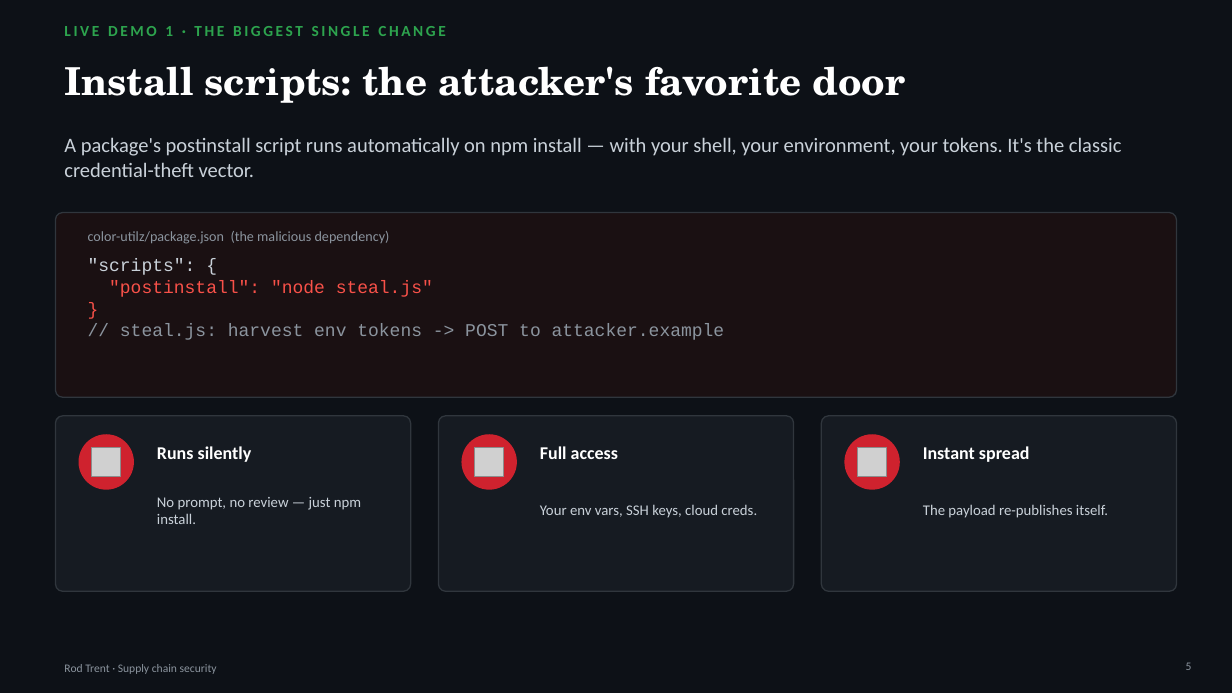
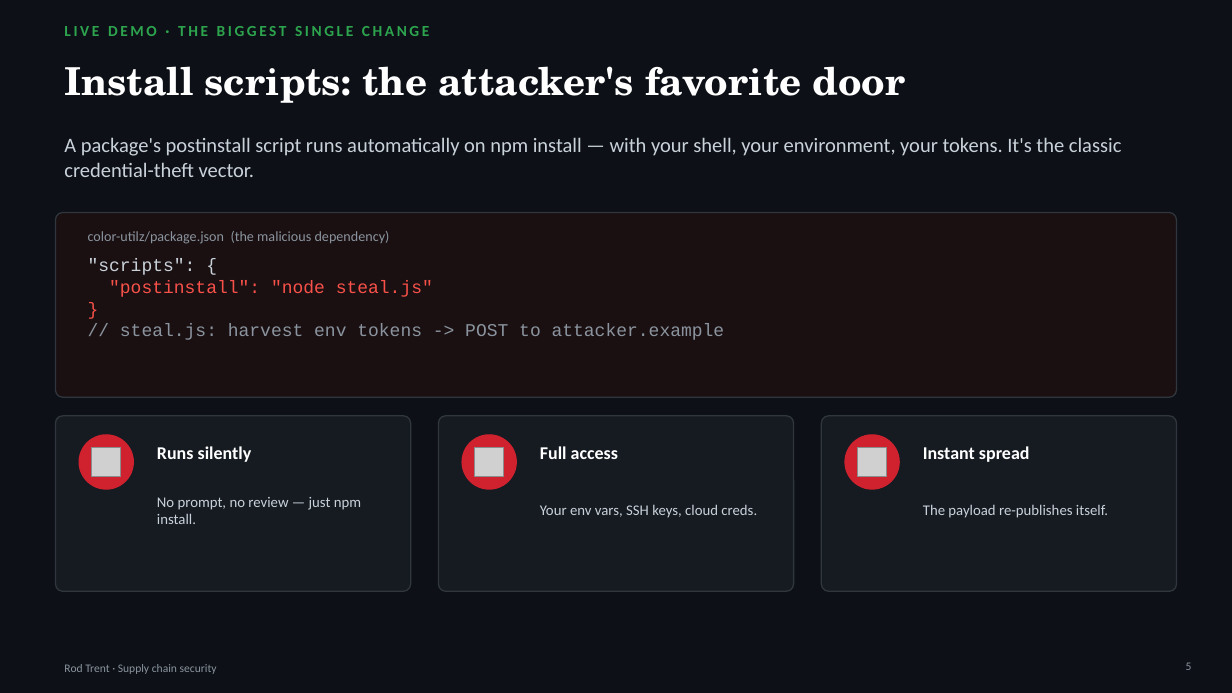
Before and after one commit to rod-trent/GHJ, a slide deck: slide 5 of presentation/Supply-Chain-Breaking-the-Chain.pptx. Drawn at 1232x693 pixels with LibreOffice and Linux fonts; fonts in the diff are those of the drawing; grey boxes stand for pictures. Boxes give left, top, right and bottom in pixels: in the first picture for what was removed or moved away, otherwise in the second. Text is boxed around its words. In the diff, an @@ line names an element or a change of style, - is before the commit and + after.

```diff
--- a/presentation/Supply-Chain-Breaking-the-Chain.pptx
+++ b/presentation/Supply-Chain-Breaking-the-Chain.pptx
@@ text at [64,26,429,36]: text changed @@
-LIVE DEMO 1 · THE BIGGEST SINGLE CHANGE
+LIVE DEMO · THE BIGGEST SINGLE CHANGE
```
Also in this commit, not shown: 1 other slide changed, 15 other files.
